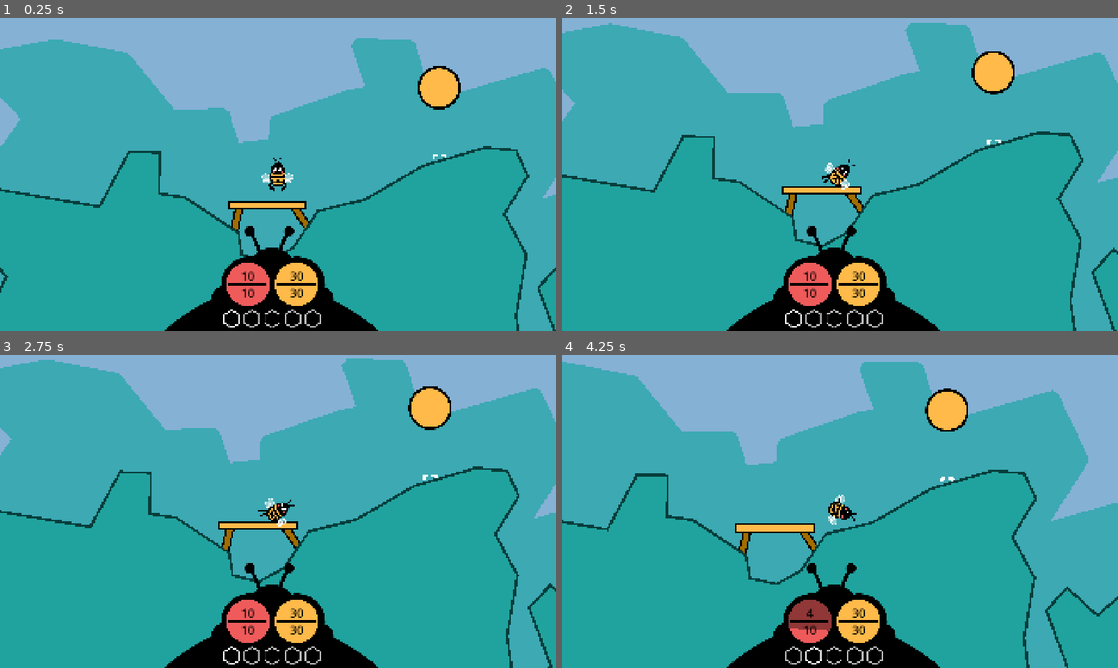
Above: before the commit, frames 1-4 (two rows, left to right).
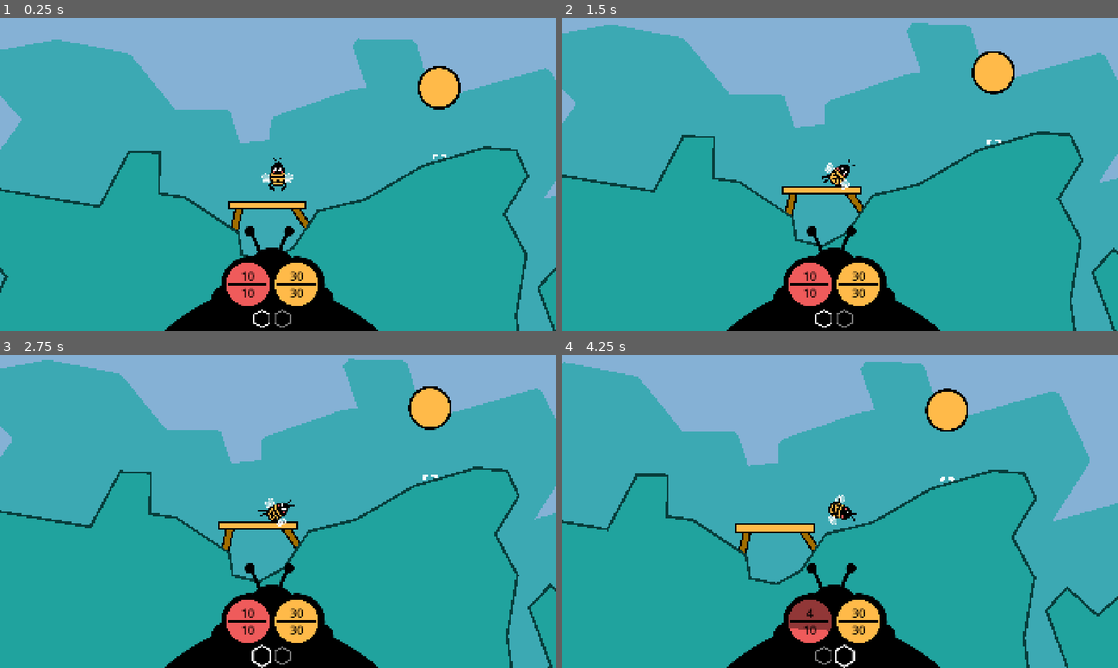
Above: after the commit, the same moments.

Repository: anttihaavikko/slumgum-waggle-dance
Game: Godot game, scene res://Scenes/main.tscn
Two runs of this game, one before a commit and one after it. Both use one fixed random seed, a clock stepped at 60 frames per second and the inputs below.
Inputs (mouse positions are in pixels of both pictures, inside the frame that each line leads up to):
- Up to frame 1 (0.25 s): no input
- Up to frame 2 (1.5 s): tap Enter at 0.5 s; move the mouse to (962, 158) at 0.52 s; hold D (right) 0.53-1.28 s; right-click (962, 158) at 0.6 s; move the mouse to (728, 190) at 1.27 s; hold S (brake) from 1.28 s (still down); click (728, 190) at 1.35 s
- Up to frame 3 (2.75 s): move the mouse to (333, 442) at 2.02 s; release S (brake) at 2.03 s; hold D (right) from 2.03 s (still down); tap 1 (slot_1) at 2.1 s
- Up to frame 4 (4.25 s): move the mouse to (812, 574) at 2.77 s; release D (right) at 2.78 s; hold W (accelerate) 2.78-3.53 s; tap 2 (slot_2) at 2.85 s; move the mouse to (1006, 558) at 3.52 s; hold A (left) from 3.53 s (still down); hold Z from 3.53 s (still down)

The runs differ from the first frame. In frame 1, 0.7% of the frame differs, in the area x 0-100%, y 6-99%; in frame 2, 0.7%; in frame 3, 0.7%, in the area x 0-100%, y 1-100%; in frame 4, 0.7%.

Commit message:
Add pickup items

Diff:
--- a/Scenes/main.tscn
+++ b/Scenes/main.tscn
@@ -11,6 +11,7 @@
 [ext_resource type="Script" uid="uid://calgx5smnk57" path="res://_Starter/Scripts/effects.gd" id="5_ueoa1"]
 [ext_resource type="Script" uid="uid://d21tebxx08yd3" path="res://_Starter/Scripts/limb_live.gd" id="6_6bp64"]
 [ext_resource type="PackedScene" uid="uid://brpgseb06rh2n" path="res://_Starter/Scenes/Effects/pop.tscn" id="6_6vcvc"]
+[ext_resource type="PackedScene" uid="uid://bd80e2cqqc85w" path="res://Scenes/pickup.tscn" id="6_536cc"]
 [ext_resource type="PackedScene" uid="uid://dxxgw2udie8rg" path="res://_Starter/Scenes/face.tscn" id="7_344ge"]
 [ext_resource type="Texture2D" uid="uid://mhlcnjododb8" path="res://Sprites/wing.png" id="7_ynf5e"]
 [ext_resource type="Texture2D" uid="uid://bvmu61ruffpjm" path="res://Sprites/feeler.png" id="9_6iyac"]
@@ -36,11 +37,11 @@
 [ext_resource type="Texture2D" uid="uid://b6d031yqaujsn" path="res://Sprites/x.png" id="34_jwpg7"]
 [ext_resource type="Texture2D" uid="uid://chh1wri5fn6i8" path="res://Sprites/icon-key.png" id="34_r33sp"]
 [ext_resource type="Texture2D" uid="uid://dqgjqqqc2mqrf" path="res://Sprites/icon-trigger.png" id="35_hdf80"]
+[ext_resource type="Texture2D" uid="uid://bowys0fo5me6x" path="res://Sprites/thumbs.png" id="35_k2e45"]
 [ext_resource type="Theme" uid="uid://dcgt6p5ro22q2" path="res://_Starter/Themes/theme.tres" id="36_hdf80"]
 
 [sub_resource type="Resource" id="Resource_1w6v2"]
 script = ExtResource("3_cbgmd")
-id = 1
 title = "Nectar"
 color = Color(1, 0.7294118, 0.28627452, 1)
 sprite = ExtResource("12_gt3je")
@@ -49,7 +50,8 @@
 
 [sub_resource type="Resource" id="Resource_u50mg"]
 script = ExtResource("3_cbgmd")
-id = 1
+item_id = 1
+stack_size = 3
 title = "Pollen"
 sprite = ExtResource("12_gt3je")
 description = "Pollen ipsum maximus."
@@ -173,10 +175,11 @@
 
 [node name="Main" type="Node2D" unique_id=324059262]
 
-[node name="Main" type="Node" parent="." unique_id=486877403 node_paths=PackedStringArray("harvester", "inventory")]
+[node name="Main" type="Node" parent="." unique_id=486877403 node_paths=PackedStringArray("harvester", "inventory", "item_db")]
 script = ExtResource("1_hpc6h")
 harvester = NodePath("../Harvester")
 inventory = NodePath("../HUD/Frame/Bar")
+item_db = NodePath("../ItemManager")
 
 [node name="DevRestart" type="Node" parent="." unique_id=791140893]
 script = ExtResource("4_jjvhh")
@@ -185,6 +188,7 @@
 [node name="ItemManager" type="Node" parent="." unique_id=1772976029]
 script = ExtResource("2_3pmx8")
 items = Array[ExtResource("3_cbgmd")]([SubResource("Resource_1w6v2"), SubResource("Resource_u50mg")])
+pickup_prefab = ExtResource("6_536cc")
 metadata/_custom_type_script = "uid://cbkdo86lifxj7"
 
 [node name="Effects" type="Node" parent="." unique_id=1890521244]
@@ -241,7 +245,7 @@
 
 [node name="Body" type="RigidBody2D" parent="Bee" unique_id=1512123175]
 collision_layer = 5
-collision_mask = 5
+collision_mask = 13
 mass = 0.5
 physics_material_override = SubResource("PhysicsMaterial_ee4r6")
 center_of_mass_mode = 1
@@ -314,7 +318,7 @@
 
 [node name="LiveLimb3" type="Line2D" parent="Bee/Body" unique_id=1607490853 node_paths=PackedStringArray("target")]
 position = Vector2(-43, 120)
-points = PackedVector2Array(0, 0, -31.36438, 24.82489, -4, 54.000046)
+points = PackedVector2Array(0, 0, -31.36444, 24.82486, -4, 53.999985)
 width = 20.0
 default_color = Color(0, 0, 0, 1)
 joint_mode = 2
@@ -449,6 +453,7 @@
 
 [node name="Lander" type="RigidBody2D" parent="Bee" unique_id=168312675]
 position = Vector2(-2, 133)
+collision_mask = 9
 contact_monitor = true
 max_contacts_reported = 1
 
@@ -475,6 +480,7 @@
 [node name="Island" type="StaticBody2D" parent="." unique_id=1755791000 node_paths=PackedStringArray("shapes", "collider", "poly", "line", "bg", "ray")]
 z_index = 10
 position = Vector2(561, 460)
+collision_layer = 9
 script = ExtResource("11_d1ilt")
 shapes = [NodePath("Shape1")]
 collider = NodePath("CollisionPolygon2D")
@@ -487,6 +493,7 @@
 [node name="Bg" type="Polygon2D" parent="Island" unique_id=935066965]
 z_index = -20
 z_as_relative = false
+position = Vector2(15, 6)
 scale = Vector2(-1, 1)
 color = Color(0.23680058, 0.66427696, 0.70309734, 1)
 offset = Vector2(-12, -1113)
@@ -571,14 +578,16 @@
 slot_prefab = ExtResource("20_hibaj")
 manager = NodePath("../../../ItemManager")
 
-[node name="Harvester" type="Node2D" parent="." unique_id=584084666 node_paths=PackedStringArray("marker", "marker_end", "icon", "bad", "good")]
+[node name="Harvester" type="Node2D" parent="." unique_id=584084666 node_paths=PackedStringArray("marker", "marker_end", "icon", "bad", "good", "arrow")]
+z_index = 50
 position = Vector2(697, -451)
 script = ExtResource("32_kltya")
 marker = NodePath("Bg/Marker")
 marker_end = NodePath("Bg/Track/End")
 icon = NodePath("Bg/Icon")
 bad = NodePath("Bg/Icon/Bad")
-good = NodePath("Bg/Icon/Good")
+good = NodePath("Bg/Good")
+arrow = NodePath("Bg/Arrow")
 
 [node name="Bg" type="ColorRect" parent="Harvester" unique_id=1974314631]
 offset_left = -543.0
@@ -623,6 +632,17 @@
 offset_bottom = 272.0
 texture = ExtResource("33_e08e2")
 
+[node name="Good" type="TextureRect" parent="Harvester/Bg" unique_id=325464470]
+self_modulate = Color(0.1254902, 0.6392157, 0.61960787, 1)
+layout_mode = 0
+offset_left = 409.0
+offset_top = 144.99994
+offset_right = 690.0
+offset_bottom = 460.99994
+scale = Vector2(0.9741972, 0.9741972)
+pivot_offset = Vector2(36, -10)
+texture = ExtResource("35_k2e45")
+
 [node name="Icon" type="Control" parent="Harvester/Bg" unique_id=640591028]
 anchors_preset = 0
 offset_left = 24.0
@@ -633,17 +653,6 @@
 [node name="Bad" type="TextureRect" parent="Harvester/Bg/Icon" unique_id=829132091]
 visible = false
 self_modulate = Color(0.9372549, 0.35686275, 0.35686275, 1)
-layout_mode = 0
-offset_left = -36.0
-offset_top = 7.0
-offset_right = 55.0
-offset_bottom = 99.0
-pivot_offset = Vector2(36, -10)
-texture = ExtResource("34_jwpg7")
-
-[node name="Good" type="TextureRect" parent="Harvester/Bg/Icon" unique_id=325464470]
-visible = false
-self_modulate = Color(0.1254902, 0.6392157, 0.61960787, 1)
 layout_mode = 0
 offset_left = -36.0
 offset_top = 7.0
--- /dev/null
+++ b/Scenes/pickup.tscn
@@ -0,0 +1,33 @@
+[gd_scene format=3 uid="uid://bd80e2cqqc85w"]
+
+[ext_resource type="Script" uid="uid://dljflmp5umrof" path="res://Scripts/pickup.gd" id="1_cya6u"]
+[ext_resource type="Texture2D" uid="uid://dg0h4qyt6tjay" path="res://Sprites/item.png" id="1_v7u4w"]
+
+[sub_resource type="PhysicsMaterial" id="PhysicsMaterial_k2e45"]
+bounce = 0.2
+
+[sub_resource type="CircleShape2D" id="CircleShape2D_cpkcx"]
+radius = 91.78235
+
+[node name="Pickup" type="RigidBody2D" unique_id=1139630903 node_paths=PackedStringArray("sprite", "area")]
+collision_layer = 16
+collision_mask = 24
+mass = 0.1
+physics_material_override = SubResource("PhysicsMaterial_k2e45")
+script = ExtResource("1_cya6u")
+sprite = NodePath("Sprite2D")
+area = NodePath("Area2D")
+
+[node name="Sprite2D" type="Sprite2D" parent="." unique_id=929980930]
+scale = Vector2(0.72526413, 0.72526413)
+texture = ExtResource("1_v7u4w")
+
+[node name="CollisionPolygon2D" type="CollisionPolygon2D" parent="." unique_id=734810126]
+polygon = PackedVector2Array(-16, -46, 17, -44, 44, -17, 45, 15, 17, 43, -17, 43, -46, 18, -44, -18)
+
+[node name="Area2D" type="Area2D" parent="." unique_id=295608567]
+collision_layer = 0
+collision_mask = 4
+
+[node name="CollisionShape2D" type="CollisionShape2D" parent="Area2D" unique_id=2065663725]
+shape = SubResource("CircleShape2D_cpkcx")
--- a/Scenes/platform.tscn
+++ b/Scenes/platform.tscn
@@ -6,8 +6,8 @@
 size = Vector2(500, 99)
 
 [node name="Platform" type="StaticBody2D" unique_id=208223166]
-collision_layer = 3
-collision_mask = 3
+collision_layer = 10
+collision_mask = 10
 script = ExtResource("1_1rc8e")
 
 [node name="Outline" type="Line2D" parent="." unique_id=1428855056]
--- a/Scenes/slot.tscn
+++ b/Scenes/slot.tscn
@@ -2,8 +2,11 @@
 
 [ext_resource type="Texture2D" uid="uid://d1ewt7fiwrxl0" path="res://Sprites/slot.png" id="1_12ej0"]
 [ext_resource type="Script" uid="uid://osxfh0uy60hy" path="res://Scripts/slot.gd" id="2_12ej0"]
+[ext_resource type="Texture2D" uid="uid://cijvrkcbnjaal" path="res://_Starter/Sprites/circle.png" id="3_67ou1"]
+[ext_resource type="Theme" uid="uid://dcgt6p5ro22q2" path="res://_Starter/Themes/theme.tres" id="4_c828r"]
+[ext_resource type="Texture2D" uid="uid://dg0h4qyt6tjay" path="res://Sprites/item.png" id="5_th82r"]
 
-[node name="Slot" type="TextureRect" unique_id=157785236 node_paths=PackedStringArray("label")]
+[node name="Slot" type="TextureRect" unique_id=157785236 node_paths=PackedStringArray("label", "count_container", "count_label", "icon")]
 custom_minimum_size = Vector2(60, 60)
 offset_right = 60.55046
 offset_bottom = 60.0
@@ -13,6 +16,9 @@
 stretch_mode = 5
 script = ExtResource("2_12ej0")
 label = NodePath("Label")
+count_container = NodePath("Count Bg")
+count_label = NodePath("Count Bg/Amount")
+icon = NodePath("Icon")
 
 [node name="Label" type="RichTextLabel" parent="." unique_id=573338345]
 layout_mode = 1
@@ -26,3 +32,48 @@
 scroll_active = false
 horizontal_alignment = 1
 vertical_alignment = 1
+
+[node name="Count Bg" type="TextureRect" parent="." unique_id=1489309916]
+visible = false
+self_modulate = Color(1, 0.7294118, 0.28627452, 1)
+layout_mode = 0
+offset_left = 31.0
+offset_top = 43.0
+offset_right = 57.0
+offset_bottom = 64.0
+texture = ExtResource("3_67ou1")
+expand_mode = 3
+stretch_mode = 5
+
+[node name="Amount" type="RichTextLabel" parent="Count Bg" unique_id=1954332234]
+self_modulate = Color(0, 0, 0, 1)
+layout_mode = 1
+anchors_preset = 15
+anchor_right = 1.0
+anchor_bottom = 1.0
+grow_horizontal = 2
+grow_vertical = 2
+theme = ExtResource("4_c828r")
+theme_override_font_sizes/normal_font_size = 14
+text = "1"
+scroll_active = false
+scroll_following_visible_characters = true
+horizontal_alignment = 1
+
+[node name="Icon" type="TextureRect" parent="." unique_id=1234712200]
+visible = false
+layout_mode = 1
+anchors_preset = 8
+anchor_left = 0.5
+anchor_top = 0.5
+anchor_right = 0.5
+anchor_bottom = 0.5
+offset_left = -16.509174
+offset_top = -16.509174
+offset_right = 16.509174
+offset_bottom = 16.509174
+grow_horizontal = 2
+grow_vertical = 2
+texture = ExtResource("5_th82r")
+expand_mode = 5
+stretch_mode = 5
--- a/Scripts/bee.gd
+++ b/Scripts/bee.gd
@@ -25,7 +25,7 @@
 func _ready() -> void:
 	Main.singleton.bee = self
 	# global_position += Vector2.RIGHT * -500
-	inventory.create_slots(5)
+	inventory.create_slots(2)
 	# inventory.add_equipment(tools[Equipment.Type.Scythe])
 	# inventory.add_equipment(tools[Equipment.Type.Hammer])
 	# inventory.add_item(Item.Id.Nectar)
--- a/Scripts/harvester.gd
+++ b/Scripts/harvester.gd
@@ -5,6 +5,7 @@
 @export var icon: Control
 @export var bad: Control
 @export var good: Control
+@export var arrow: Control
 
 var start: float
 var end: float
@@ -34,12 +35,15 @@
 		icon.position = marker.position
 		bad.visible = not success
 		good.visible = success
+		# arrow.self_modulate = good.self_modulate if success else Color.WHITE
 		done = true
 		if success:
 			Main.singleton.inventory.add_item(Item.Id.Nectar)
+			Main.singleton.inventory.add_item(Item.Id.Pollen, 2)
 
 func reset():
 	pos = 0
 	bad.hide()
 	good.hide()
 	done = false
+	arrow.self_modulate = Color.WHITE
--- a/Scripts/inventory.gd
+++ b/Scripts/inventory.gd
@@ -33,8 +33,20 @@
 	slots[get_free_slot()].add_equipment(eq)
 	focus(focused)
 
-func add_item(id: Item.Id):
-	slots[get_free_slot()].add_item(manager.items[id])
+func can_add(id: Item.Id, amount: int):
+	var match = slots.find_custom(func(s: Slot): return s.can_add(id, amount))
+	return match > -1 or slots.any(func(s: Slot): return s.is_empty())
+
+func add_item(id: Item.Id, amount: int = 1):
+	var match = slots.find_custom(func(s: Slot): return s.can_add(id, amount))
+	if match >= 0:
+		amount = slots[match].increment(amount)
+	if amount > 0:
+		var slot = get_free_slot()
+		if slot >= 0:
+			slots[slot].add_item(manager.items[id], amount)
+		else:
+			Main.singleton.item_db.spawn(id, Main.singleton.bee.body.global_position, amount)
 	focus(focused)
 
 func change_focus(dir: int):
--- a/Scripts/item_data.gd
+++ b/Scripts/item_data.gd
@@ -1,6 +1,7 @@
 class_name ItemData extends Resource
 
-@export var id: Item.Id
+@export var item_id: Item.Id
+@export var stack_size := 20
 @export var title: String
 @export var color: Color = Color.WHITE
 @export var sprite: Texture2D
--- a/Scripts/item_manager.gd
+++ b/Scripts/item_manager.gd
@@ -1,3 +1,10 @@
 class_name ItemManager extends Node
 
 @export var items: Array[ItemData]
+@export var pickup_prefab: PackedScene
+
+func spawn(id: Item.Id, pos: Vector2, amount: int = 1):
+	var pickup = pickup_prefab.instantiate() as Pickup
+	pickup.item = Item.new(items[id], amount)
+	pickup.global_position = pos
+	add_child(pickup)
--- a/Scripts/main.gd
+++ b/Scripts/main.gd
@@ -3,6 +3,7 @@
 
 @export var harvester: Harvester
 @export var inventory: Inventory
+@export var item_db: ItemManager
 
 var bee: Bee
 
--- /dev/null
+++ b/Scripts/pickup.gd
@@ -0,0 +1,19 @@
+class_name Pickup extends RigidBody2D
+
+@export var sprite: Sprite2D
+@export var area: Area2D
+
+var item: Item:
+	set(val):
+		item = val
+		sprite.texture = item.data.sprite
+		sprite.self_modulate = item.data.color
+
+func _ready() -> void:
+	area.body_entered.connect(entered)
+
+func entered(_node: Node2D):
+	var inventory = Main.singleton.inventory
+	if inventory.can_add(item.data.item_id, item.amount):
+		inventory.add_item(item.data.item_id, item.amount)
+		queue_free()
--- a/Scripts/slot.gd
+++ b/Scripts/slot.gd
@@ -1,21 +1,40 @@
 class_name Slot extends Control
 
 @export var label: RichTextLabel
+@export var count_container: Control
+@export var count_label: RichTextLabel
+@export var icon: TextureRect
 
 var equipment: Equipment
 var item: Item
 
 func mark(state: bool):
 	if equipment: equipment.toggle(state)
-	modulate = Color.WHITE if state else Color.GRAY
+	modulate = Color.WHITE if state else Color(0.5, 0.5, 0.5)
+	scale = Vector2.ONE * (1.2 if state else 1.0)
 
 func add_equipment(eq: Equipment):
 	equipment = eq
 	label.text = eq.name.substr(0, 1)
 
-func add_item(data: ItemData):
-	item = Item.new(data)
-	label.text = data.title.substr(0, 1)
+func add_item(data: ItemData, amount: int = 1):
+	count_container.show()
+	item = Item.new(data, amount)
+	increment(0)
+	# label.text = data.title.substr(0, 1)
+	label.hide()
+	icon.show()
+	icon.texture = data.sprite
+	icon.self_modulate = data.color
 
 func is_empty() -> bool:
 	return not equipment and not item
+
+func can_add(id: Item.Id, amount: int):
+	return item and item.data.item_id == id and item.amount < item.data.stack_size
+
+func increment(amount: int) -> int:
+	var remains = item.amount + amount - item.data.stack_size
+	item.amount = mini(item.amount + amount, item.data.stack_size)
+	count_label.text = str(item.amount)
+	return remains
--- a/project.godot
+++ b/project.godot
@@ -155,6 +155,8 @@
 2d_physics/layer_1="All"
 2d_physics/layer_2="Platforms"
 2d_physics/layer_3="BeeBody"
+2d_physics/layer_4="Ground"
+2d_physics/layer_5="Pickups"
 
 [physics]
 
Not shown, added: Scripts/pickup.gd.uid
Binary file added: Sprites/cell.png
Not shown, added: Sprites/cell.png.import
Binary file added: Sprites/thumbs.png
Not shown, added: Sprites/thumbs.png.import
Not shown, changed: Misc/art.afdesign
Not shown, changed: Misc/art.afdesign~lock~
